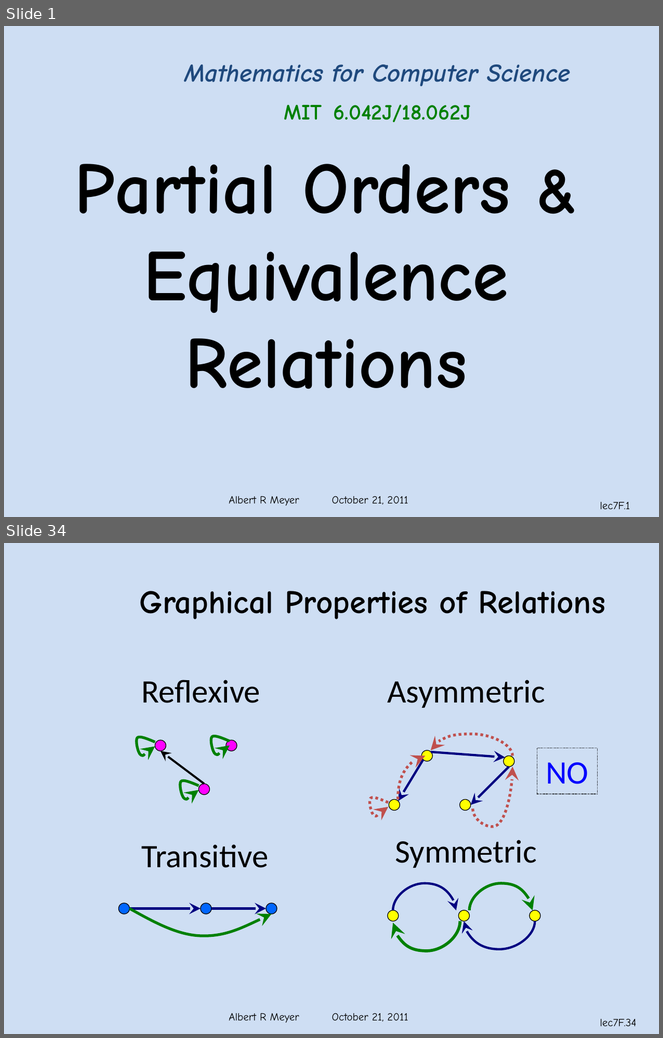
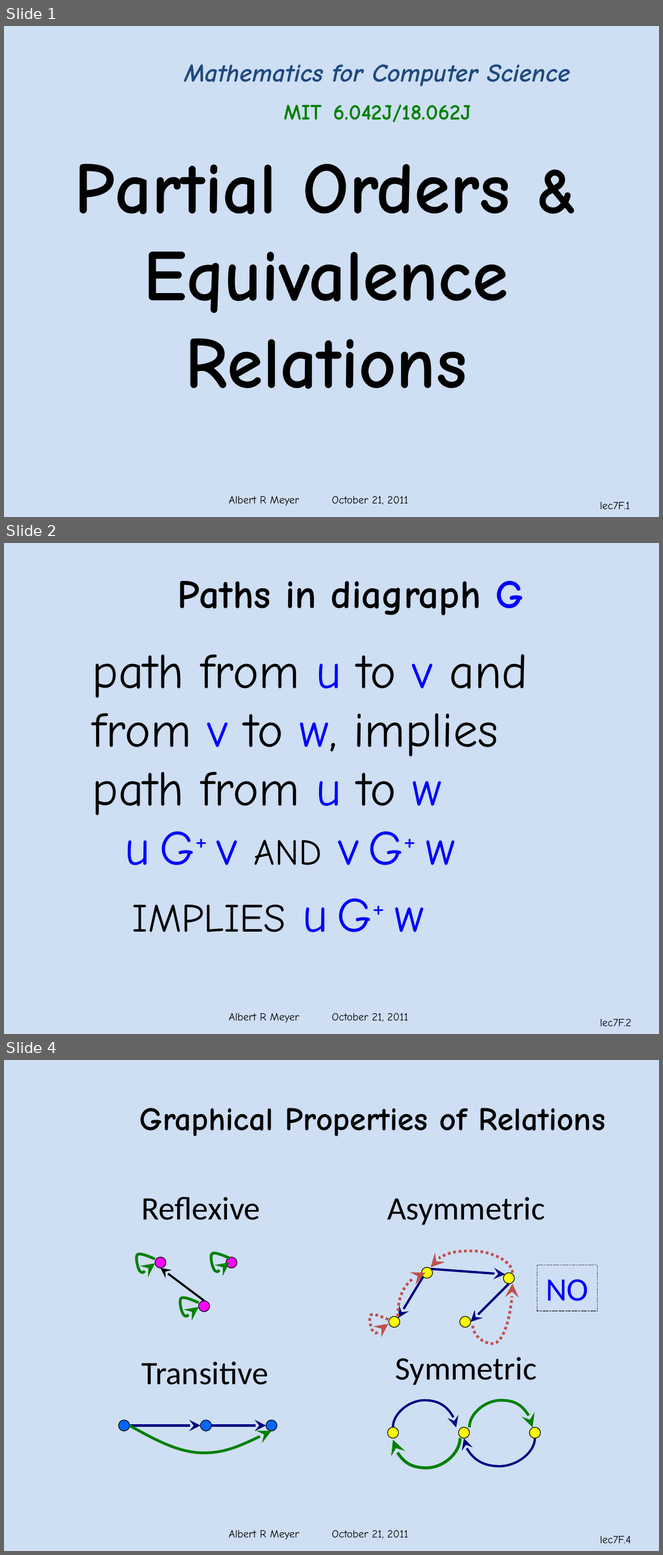
Before and after one commit to armeyer/mcs_web, a slide deck: fall11/slidesF11/slides7f.pptx. Shown one above the other, each under a label of ours: slides 1 and 34 before the commit, slides 1, 2 and 4 after it; the slides between them are not shown. The pictures are 663x1038 and 663x1555 pixels, drawn with LibreOffice and Linux fonts; fonts in the diff are those of the drawing; background and template pictures are left out. Boxes give left, top, right and bottom in pixels: in the first picture for what was removed or moved away, otherwise in the second. Text is boxed around its words. In the diff, an @@ line names an element or a change of style, - is before the commit and + after.

Commit message:
slides7f

```diff
--- a/fall11/slidesF11/slides7f.pptx
+++ b/fall11/slidesF11/slides7f.pptx
@@ slide 2 added at [4,543,659,1034], background #C6D9F1 at 85% opacity; not listed: 2 template elements that a slide beside it also shows @@
@@ text added at [177,581,524,615], 44 pt, text #000000, bold @@
+Paths in diagraph G
@@ text added at [92,654,528,932], 54 pt, text #000000 @@
+path from u to v and
+from v to w, implies
+path from u to w
+u G+ v AND v G+ w
+IMPLIES u G+ w
@@ what was slide 34 is now slide 4 @@
@@ page number at [600,1536,631,1544]: text changed @@
-lec7F.34
+lec7F.4
```
Also in this commit, not shown: 1 other slide added, 1 slide removed.
